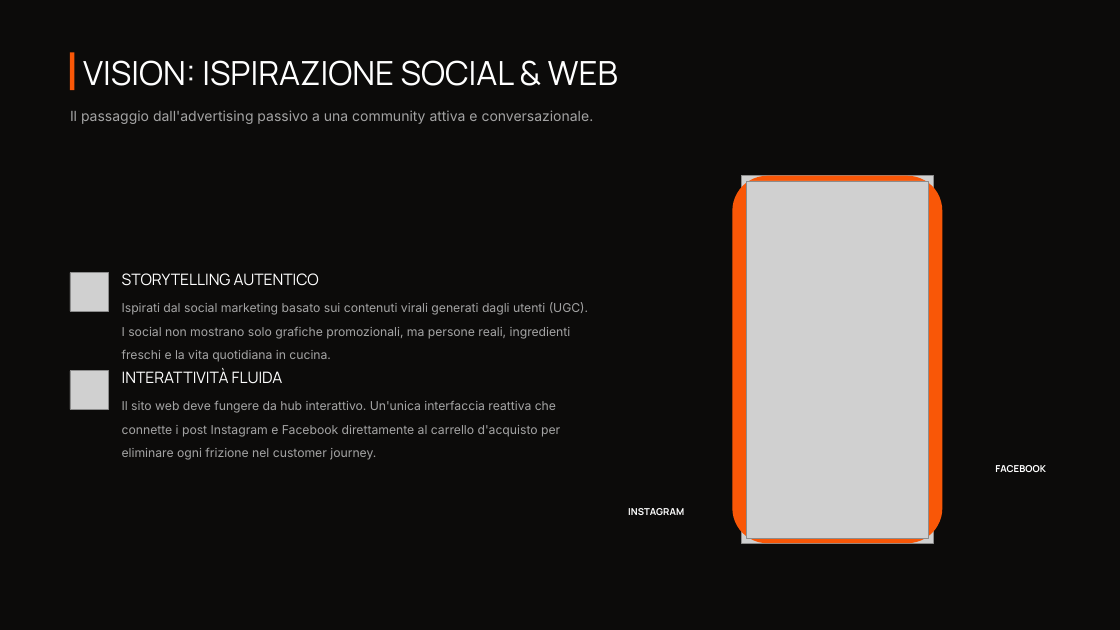
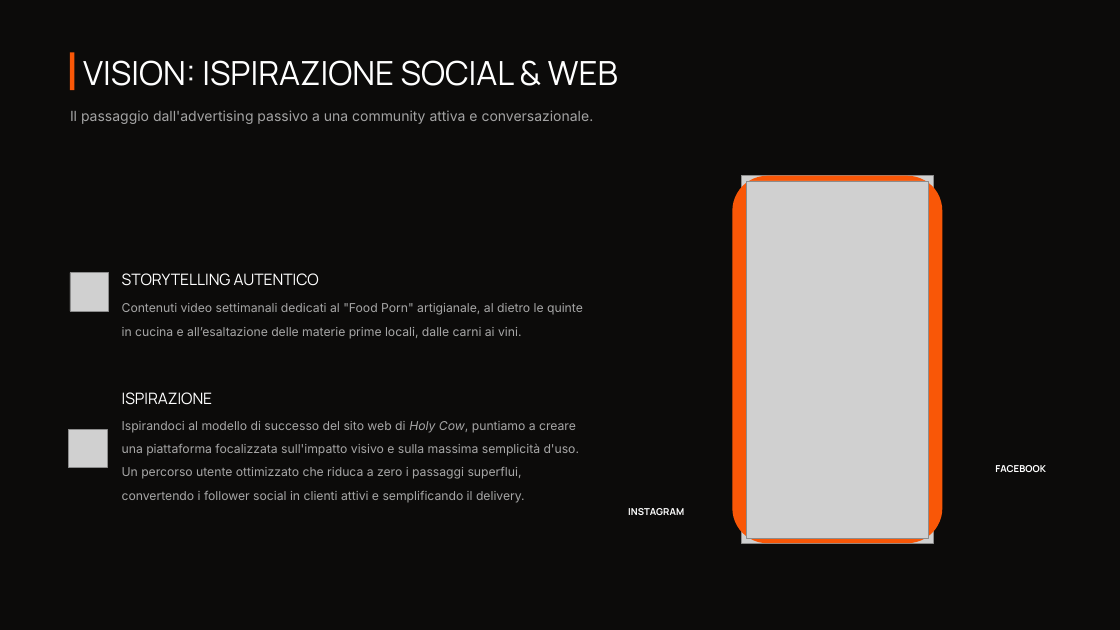
Before and after one commit to Jack-Ark-01/JustBurgerProjectWork, a slide deck: slide 6 of SecondaSuddivisioneGruppi/Logica/Materiale PPT/PPT VERSIONE FINALE.pptx. Drawn at 1120x630 pixels with LibreOffice and Linux fonts; fonts in the diff are those of the drawing; grey boxes stand for pictures; background and template pictures are left out. Boxes give left, top, right and bottom in pixels: in the first picture for what was removed or moved away, otherwise in the second. Text is boxed around its words. In the diff, an @@ line names an element or a change of style, - is before the commit and + after.

```diff
--- a/SecondaSuddivisioneGruppi/Logica/Materiale PPT/PPT VERSIONE FINALE.pptx
+++ b/SecondaSuddivisioneGruppi/Logica/Materiale PPT/PPT VERSIONE FINALE.pptx
@@ text at bbox=[122, 303, 583, 339]: text changed; text colour #A3A3A3 to #A5A5A5 @@
-Ispirati dal social marketing basato sui contenuti virali generati dagli utenti (UGC). I social non mostrano solo grafiche promozionali, ma persone reali, ingredienti freschi e la vita quotidiana in cucina.
+Contenuti video settimanali dedicati al "Food Porn" artigianale, al dietro le quinte in cucina e all’esaltazione delle materie prime locali, dalle carni ai vini.
@@ text at bbox=[122, 392, 213, 405]: text changed @@
-INTERATTIVITÀ FLUIDA
+ISPIRAZIONE
@@ picture: place and size @@
-picture at bbox=[70, 371, 108, 409]
+picture at bbox=[69, 429, 108, 468]
@@ text at bbox=[122, 421, 580, 503]: text changed; text colour #A3A3A3 to #A5A5A5 @@
-Il sito web deve fungere da hub interattivo. Un'unica interfaccia reattiva che connette i post Instagram e Facebook direttamente al carrello d'acquisto per eliminare ogni frizione nel customer journey.
+Ispirandoci al modello di successo del sito web di Holy Cow, puntiamo a creare una piattaforma focalizzata sull'impatto visivo e sulla massima semplicità d'uso. Un percorso utente ottimizzato che riduca a zero i passaggi superflui, convertendo i follower social in clienti attivi e semplificando il delivery.
```
Also in this commit, not shown: 10 other slides changed, 2 slides added, 2 slides removed, 4 other files.
